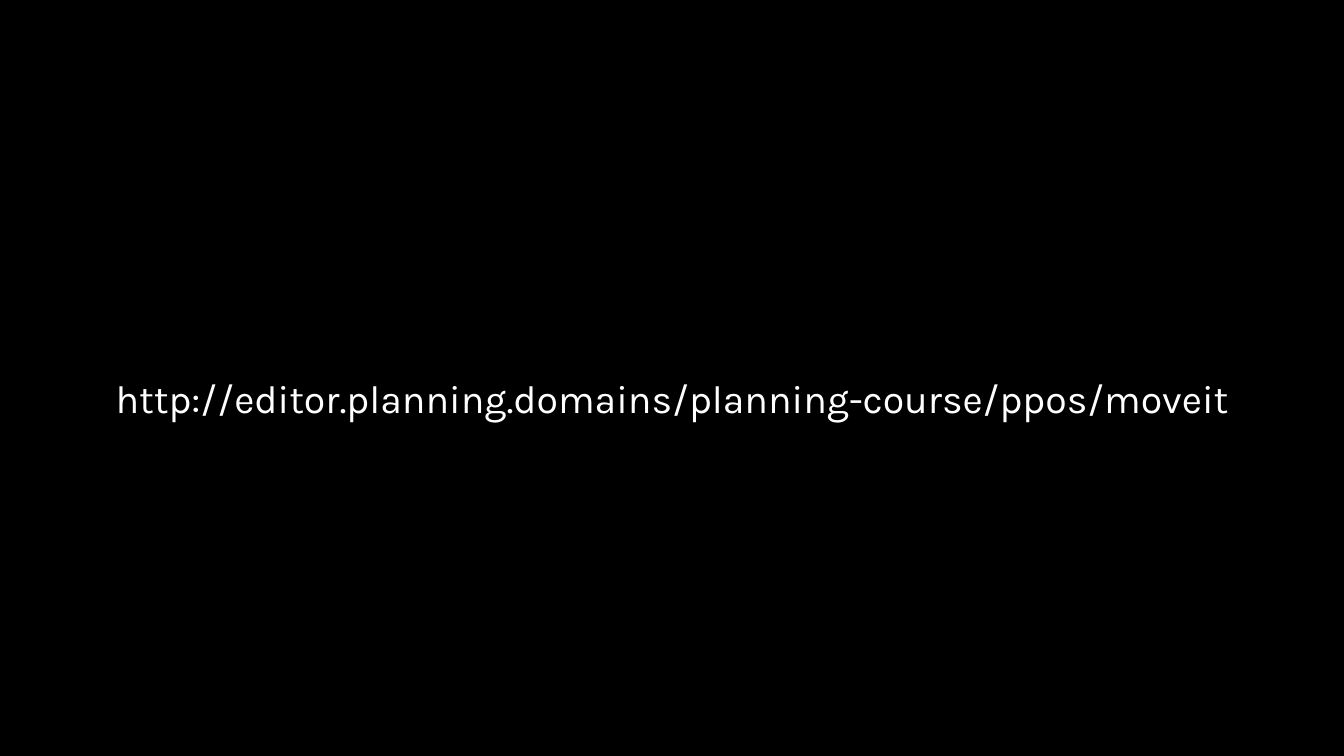
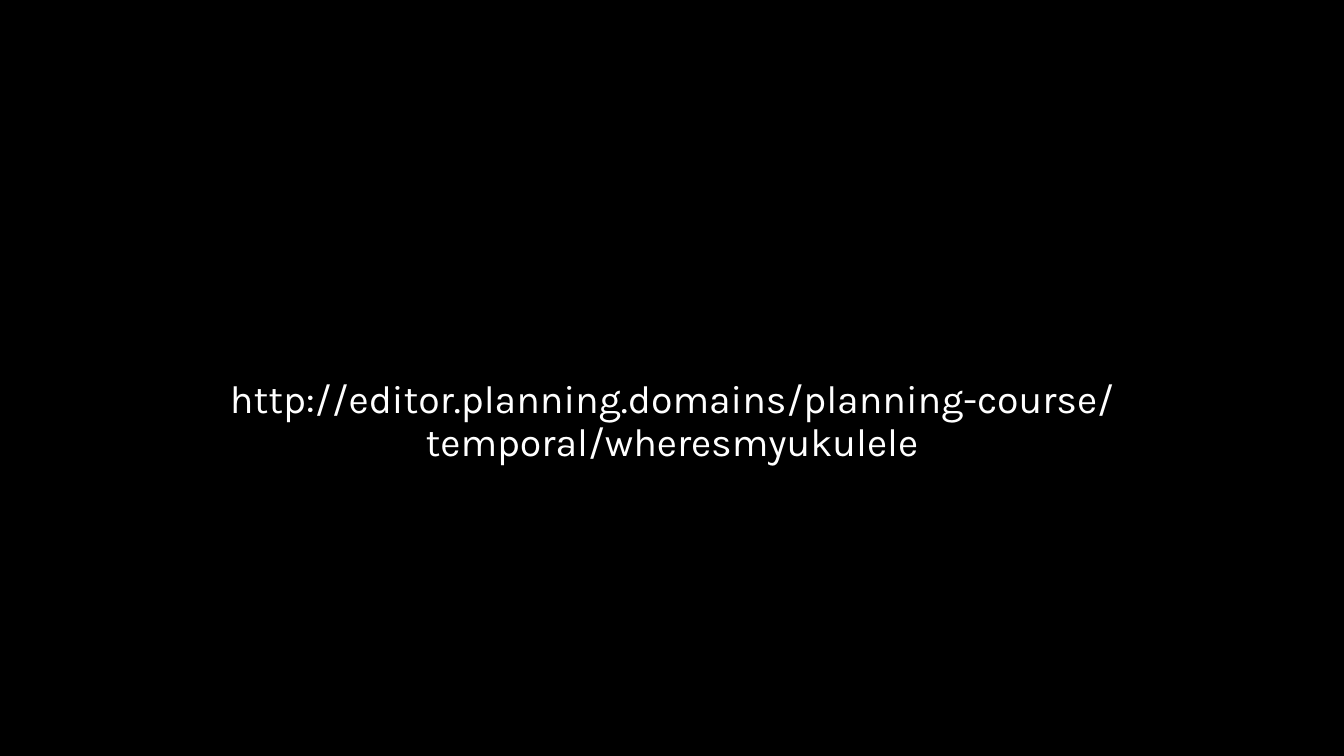
Before and after one commit to AI-Planning/modeling-in-pddl, a slide deck: slide 13 of exercises/cisc-813/temporal/slides.pptx (slide 11 before the commit). Drawn at 1344x756 pixels with LibreOffice and Linux fonts; fonts in the diff are those of the drawing. Boxes give left, top, right and bottom in pixels: in the first picture for what was removed or moved away, otherwise in the second. Text is boxed around its words. In the diff, an @@ line names an element or a change of style, - is before the commit and + after.

Commit message:
Finished the slide deck for the temporal exercise.

```diff
--- a/exercises/cisc-813/temporal/slides.pptx
+++ b/exercises/cisc-813/temporal/slides.pptx
@@ text at [230,384,1114,466]: text changed @@
-http://editor.planning.domains/planning-course/ppos/moveit
+http://editor.planning.domains/planning-course/
+temporal/wheresmyukulele
```
Also in this commit, not shown: 9 other slides changed, 6 slides added, 3 slides removed.
